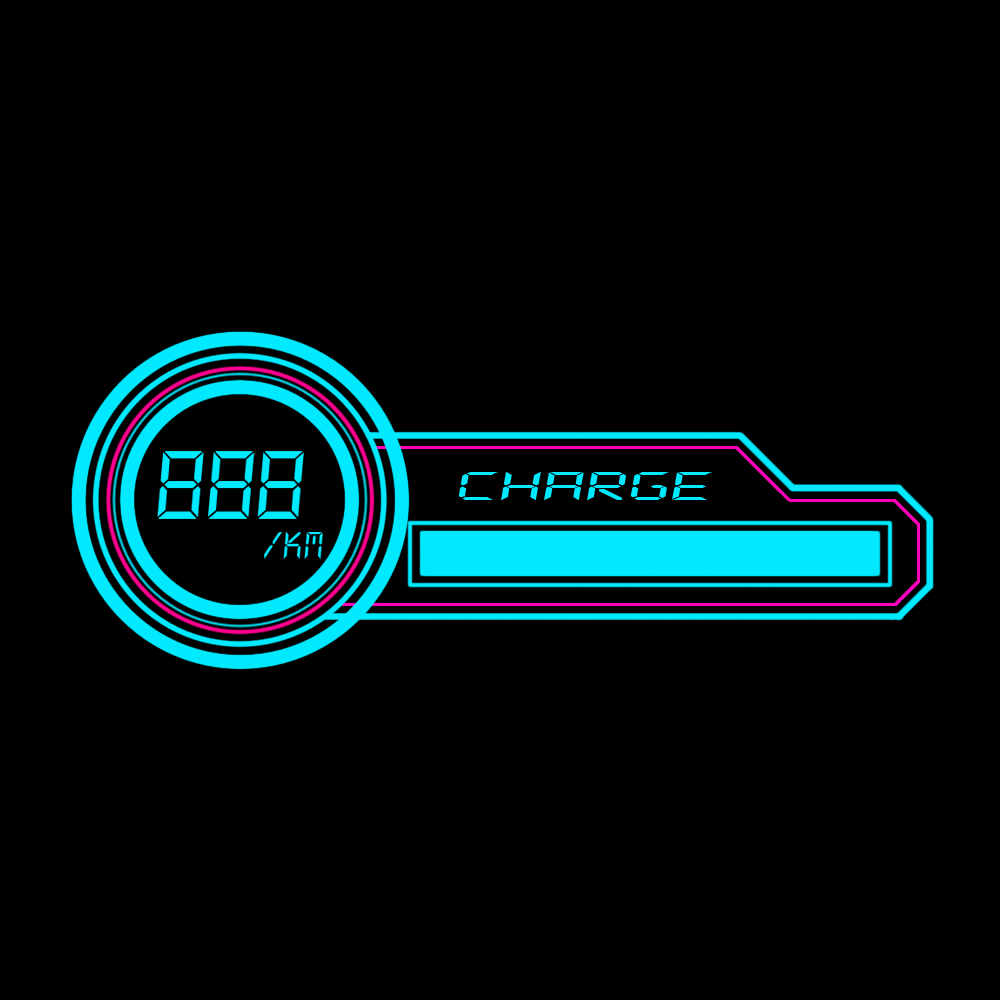
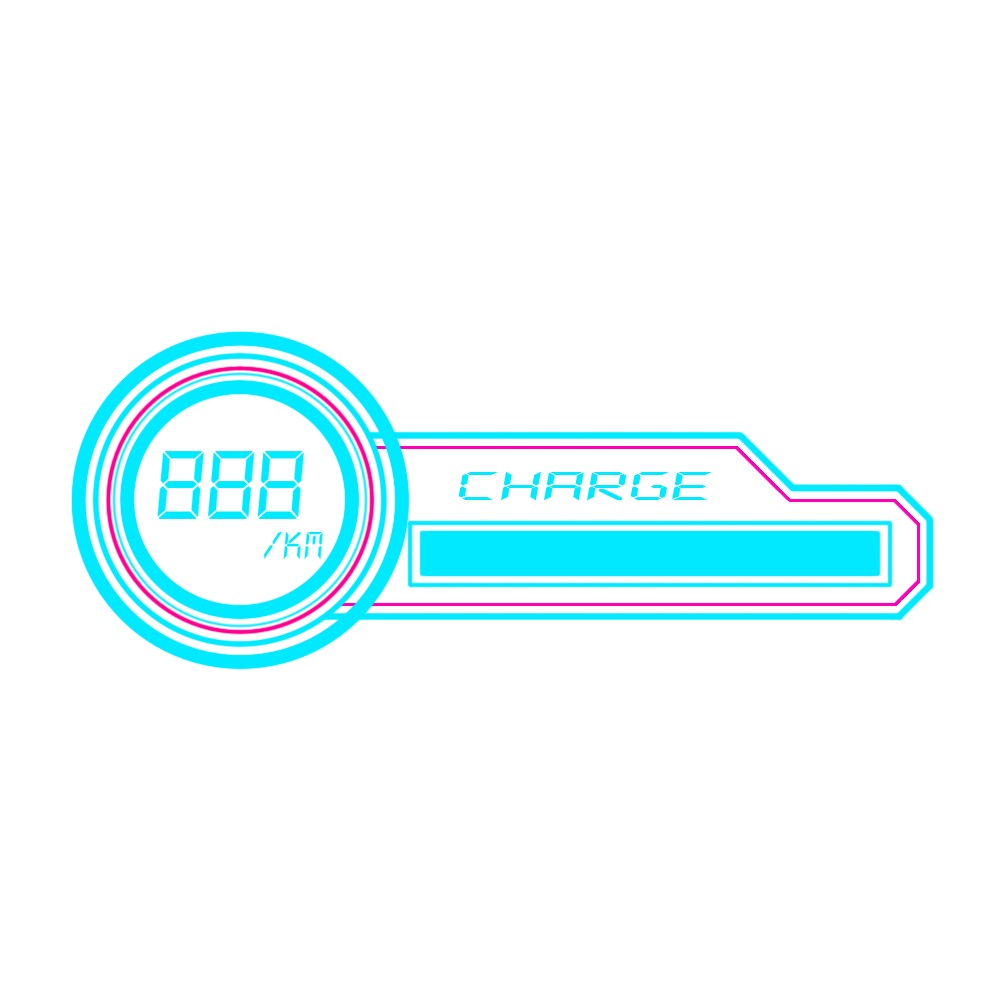
The second 1000×1000 image is a revision of the first. Changes to its layers:
hid "背景" over (x1=0, y1=0, x2=1000, y2=1000)
